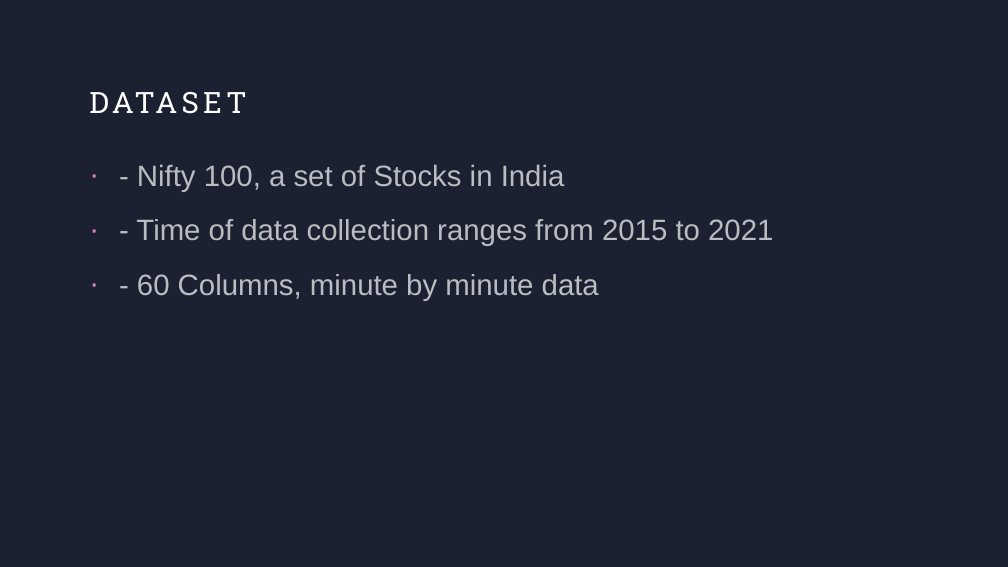
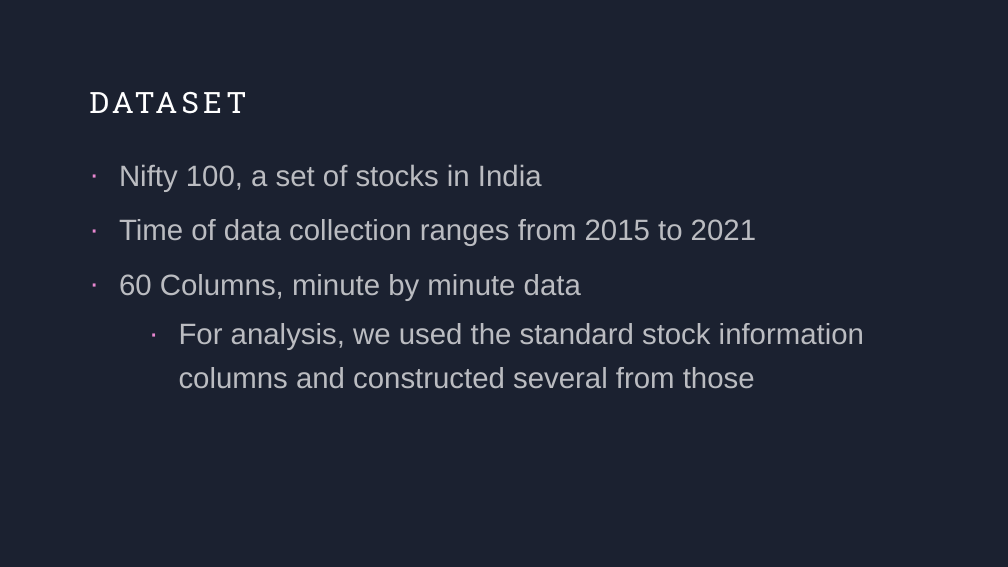
Before and after one commit to rstuder9090/Fall2022_Stat605_Group1_Project, a slide deck: slide 2 of Group1_Nifty500_Presentation.pptx. Drawn at 1008x567 pixels with LibreOffice and Linux fonts; fonts in the diff are those of the drawing. Boxes give left, top, right and bottom in pixels: in the first picture for what was removed or moved away, otherwise in the second. Text is boxed around its words. In the diff, an @@ line names an element or a change of style, - is before the commit and + after.

```diff
--- a/Group1_Nifty500_Presentation.pptx
+++ b/Group1_Nifty500_Presentation.pptx
@@ text at (x1=119, y1=164, x2=864, y2=389): text changed @@
-· - Nifty 100, a set of Stocks in India
-· - Time of data collection ranges from 2015 to 2021
-· - 60 Columns, minute by minute data
+· Nifty 100, a set of stocks in India
+· Time of data collection ranges from 2015 to 2021
+· 60 Columns, minute by minute data
+    · For analysis, we used the standard stock information columns and constructed several from those
```
Also in this commit, not shown: 2 other slides changed.
